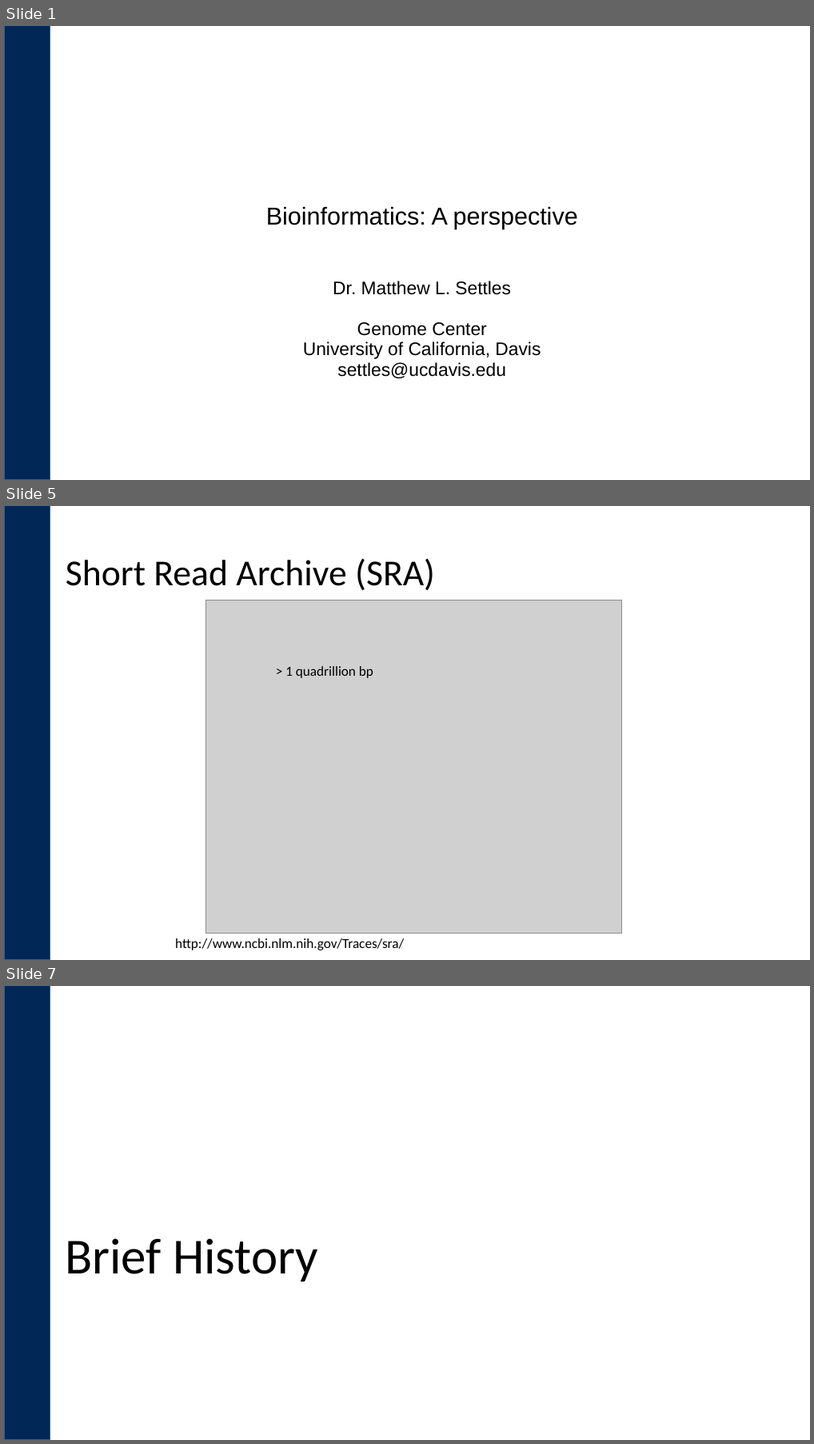
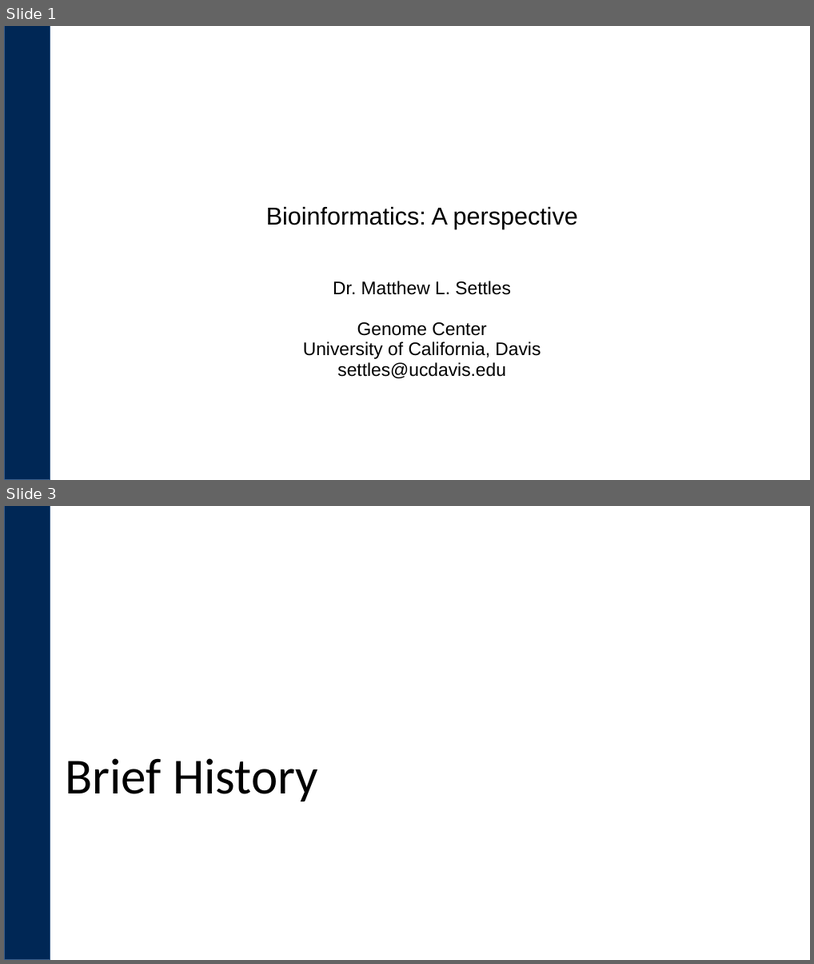
Before and after one commit to ucdavis-bioinformatics-training/2018-May-Microbial-Community-Analysis-Workshop_UCB, a slide deck: monday/What_is_Bioinformatics.pptx. Shown one above the other, each under a label of ours: slides 1, 5 and 7 before the commit, slides 1 and 3 after it; the slides between them are not shown. The pictures are 814x1444 and 814x964 pixels, drawn with LibreOffice and Linux fonts; fonts in the diff are those of the drawing; grey boxes stand for pictures; background and template pictures are left out. Boxes give left, top, right and bottom in pixels: in the first picture for what was removed or moved away, otherwise in the second. Text is boxed around its words. In the diff, an @@ line names an element or a change of style, - is before the commit and + after.

```diff
--- a/monday/What_is_Bioinformatics.pptx
+++ b/monday/What_is_Bioinformatics.pptx
@@ slide 5 removed at [4,506,810,960], background #FFFFFF; not listed: 1 template element that a slide beside it also shows @@
@@ title removed at [66,558,435,590] @@
-Short Read Archive (SRA)
@@ picture removed at [206,600,622,932] @@
@@ text removed at [286,666,374,678] @@
-> 1 quadrillion bp
@@ text removed at [175,938,404,950] @@
-http://www.ncbi.nlm.nih.gov/Traces/sra/
@@ what was slide 7 is now slide 3 @@
```
Also in this commit, not shown: 6 slides changed, 1 other slide removed, 7 other files.
